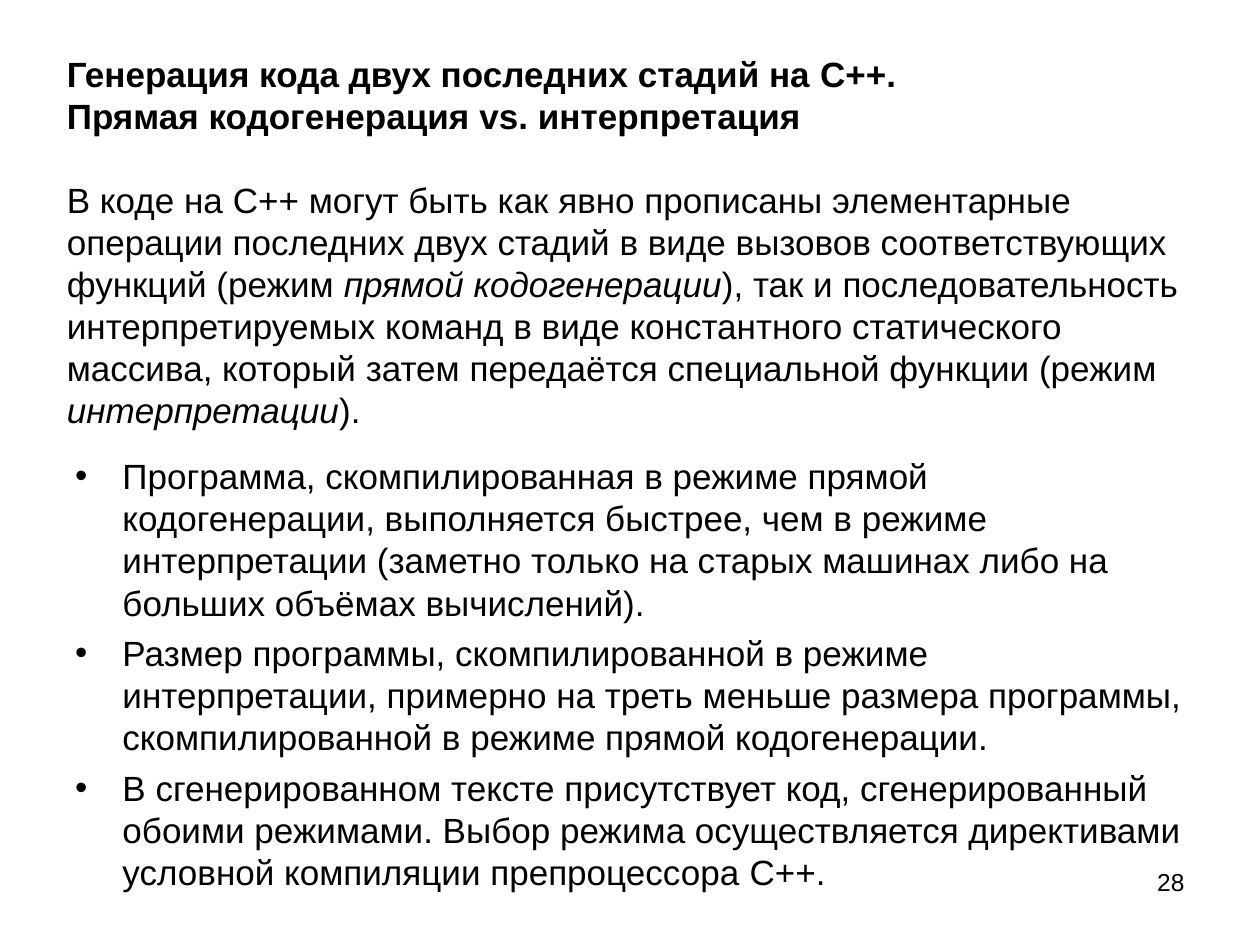
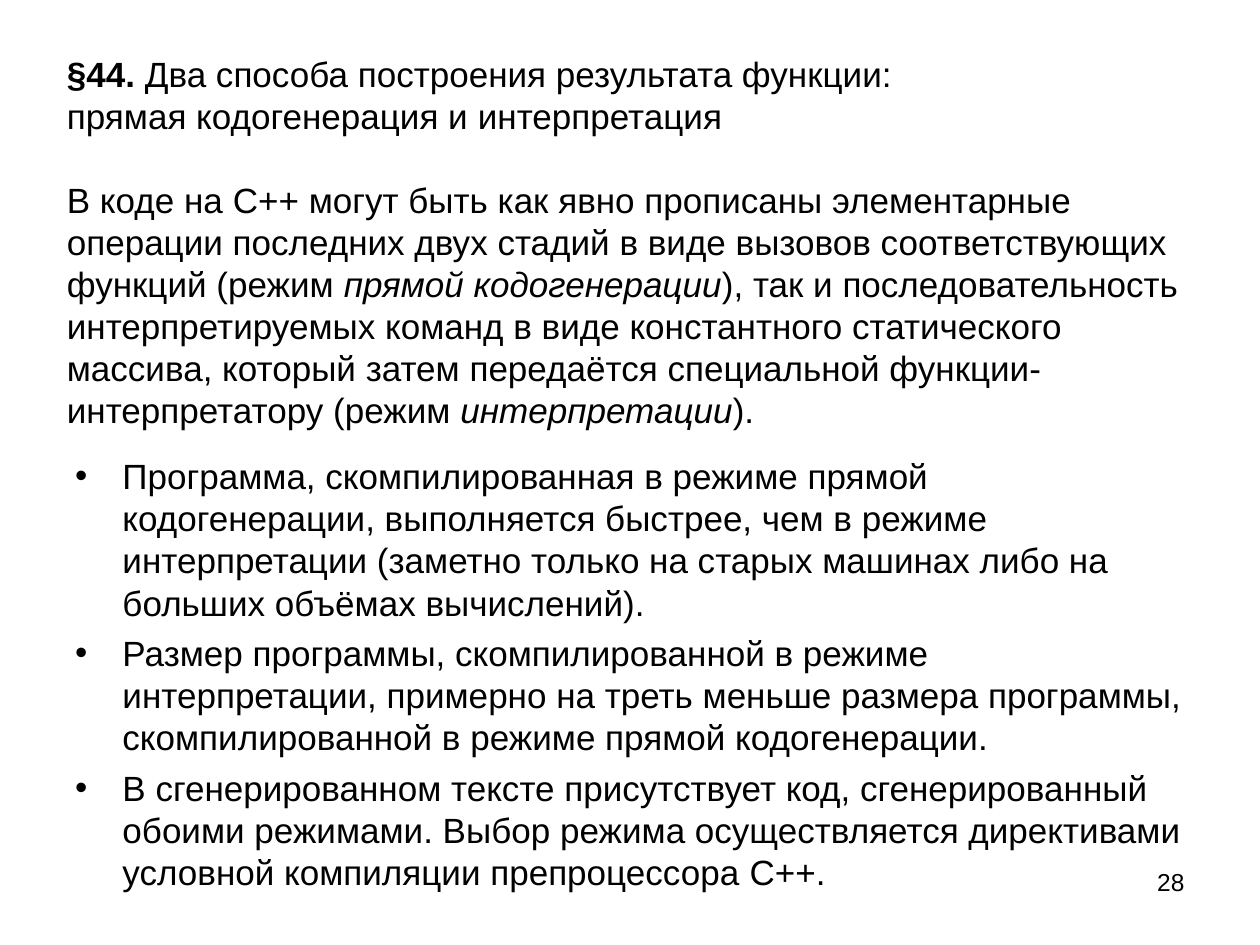
Before and after one commit to Mazdaywik/Refal-05, a slide deck: slide 28 of doc/Компилятор Простого Рефала.ppt. Drawn at 1260x945 pixels with LibreOffice and Linux fonts; fonts in the diff are those of the drawing. Boxes give left, top, right and bottom in pixels: in the first picture for what was removed or moved away, otherwise in the second. Text is boxed around its words. In the diff, an @@ line names an element or a change of style, - is before the commit and + after.

```diff
--- a/doc/Компилятор Простого Рефала.ppt
+++ b/doc/Компилятор Простого Рефала.ppt
@@ text at box(67, 61, 1178, 430): text changed @@
-Генерация кода двух последних стадий на C++.
-Прямая кодогенерация vs. интерпретация
-В коде на C++ могут быть как явно прописаны элементарные операции последних двух стадий в виде вызовов соответствующих функций (режим прямой кодогенерации), так и последовательность интерпретируемых команд в виде константного статического массива, который затем передаётся специальной функции (режим интерпретации).
+§44. Два способа построения результата функции:
+прямая кодогенерация и интерпретация
+В коде на C++ могут быть как явно прописаны элементарные операции последних двух стадий в виде вызовов соответствующих функций (режим прямой кодогенерации), так и последовательность интерпретируемых команд в виде константного статического массива, который затем передаётся специальной функции-интерпретатору (режим интерпретации).
```
Also in this commit, not shown: 4 other slides changed, 1 other file.
